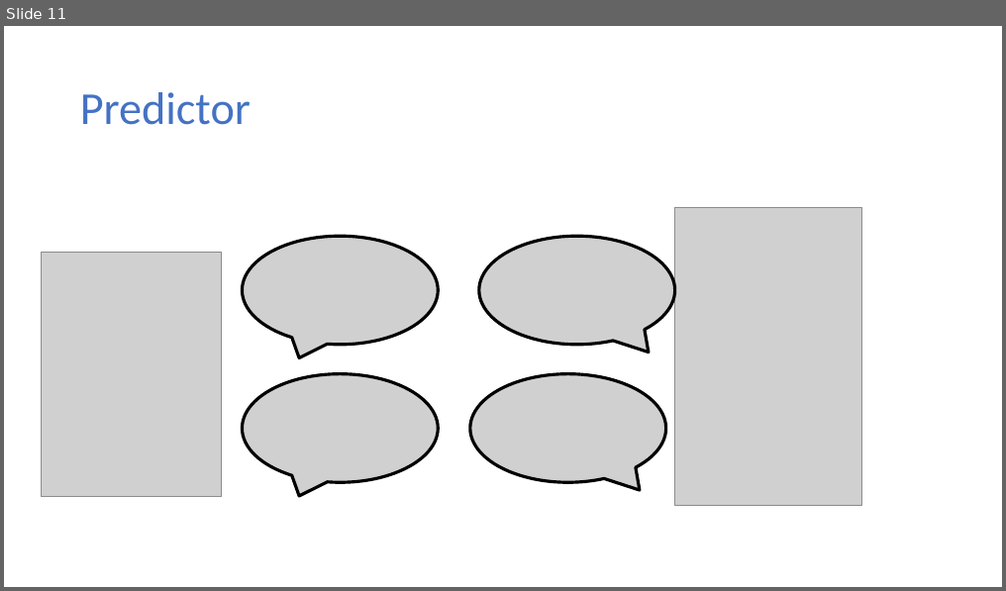
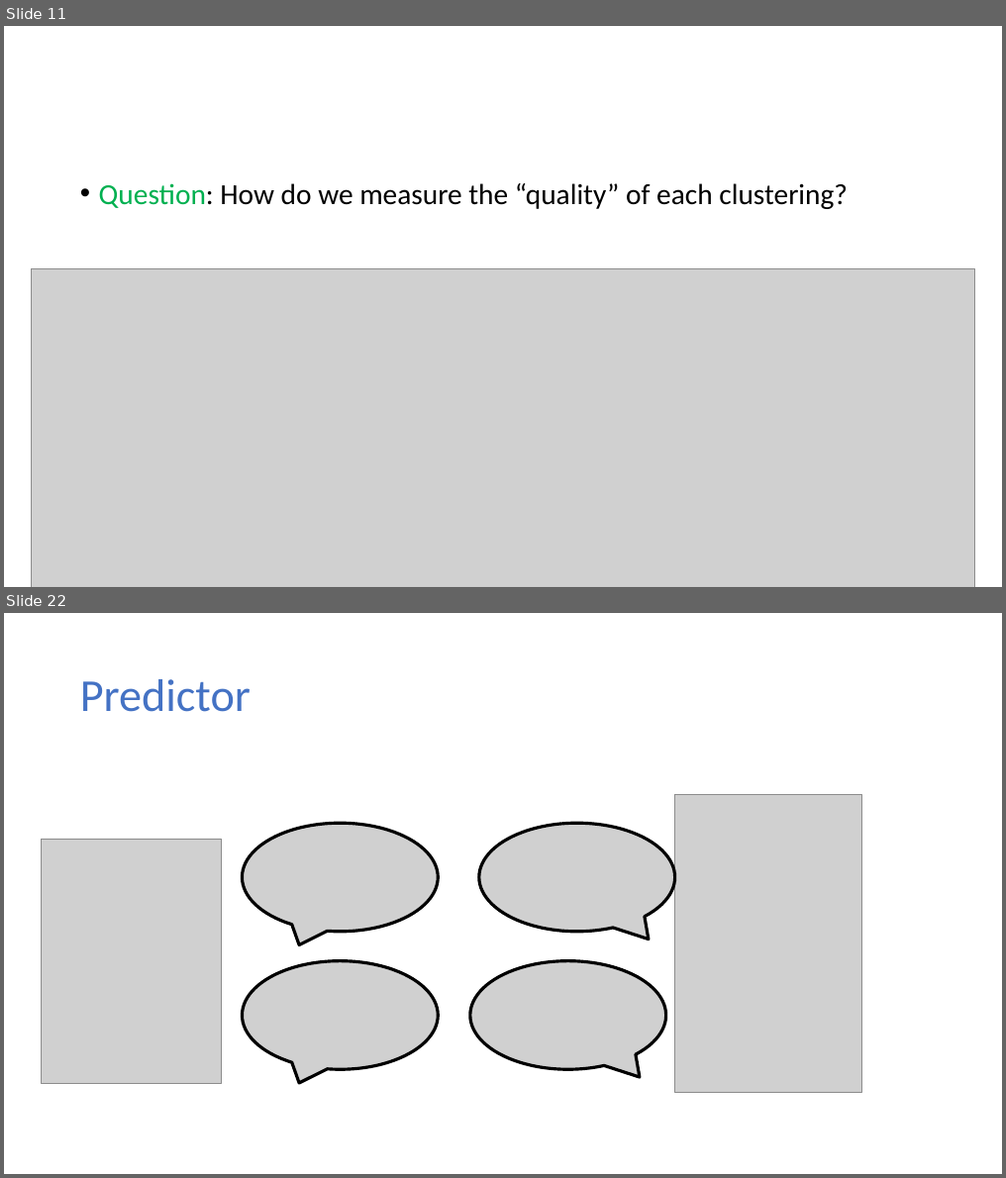
Before and after one commit to samsonzhou/samsonzhou.github.io, a slide deck: other-talks/Learning Augmented Algorithms for k-Means Clustering.pptx. Shown one above the other, each under a label of ours: slide 11 before the commit, slides 11 and 22 after it; the slides between them are not shown. The pictures are 1006x591 and 1006x1178 pixels, drawn with LibreOffice and Linux fonts; fonts in the diff are those of the drawing; grey boxes stand for pictures. Boxes give left, top, right and bottom in pixels: in the first picture for what was removed or moved away, otherwise in the second. Text is boxed around its words. In the diff, an @@ line names an element or a change of style, - is before the commit and + after.

```diff
--- a/other-talks/Learning Augmented Algorithms for k-Means Clustering.pptx
+++ b/other-talks/Learning Augmented Algorithms for k-Means Clustering.pptx
@@ slide 11 added at [4, 26, 1002, 587], background #FFFFFF @@
@@ text added at [99, 183, 847, 209], 28 pt, text #000000 @@
+• Question: How do we measure the “quality” of each clustering?
@@ picture added at [31, 269, 975, 587] @@
@@ picture added at [248, 470, 746, 512] @@
@@ what was slide 11 is now slide 22 @@
```
Also in this commit, not shown: 4 slides changed, 11 other slides added, 1 slide removed, 2 other files.
